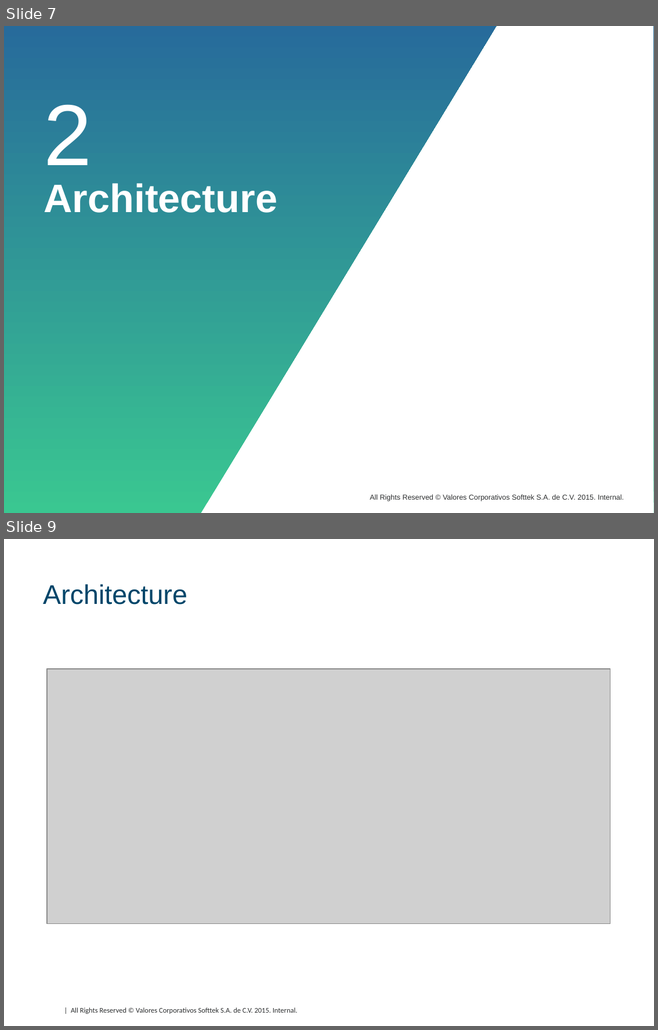
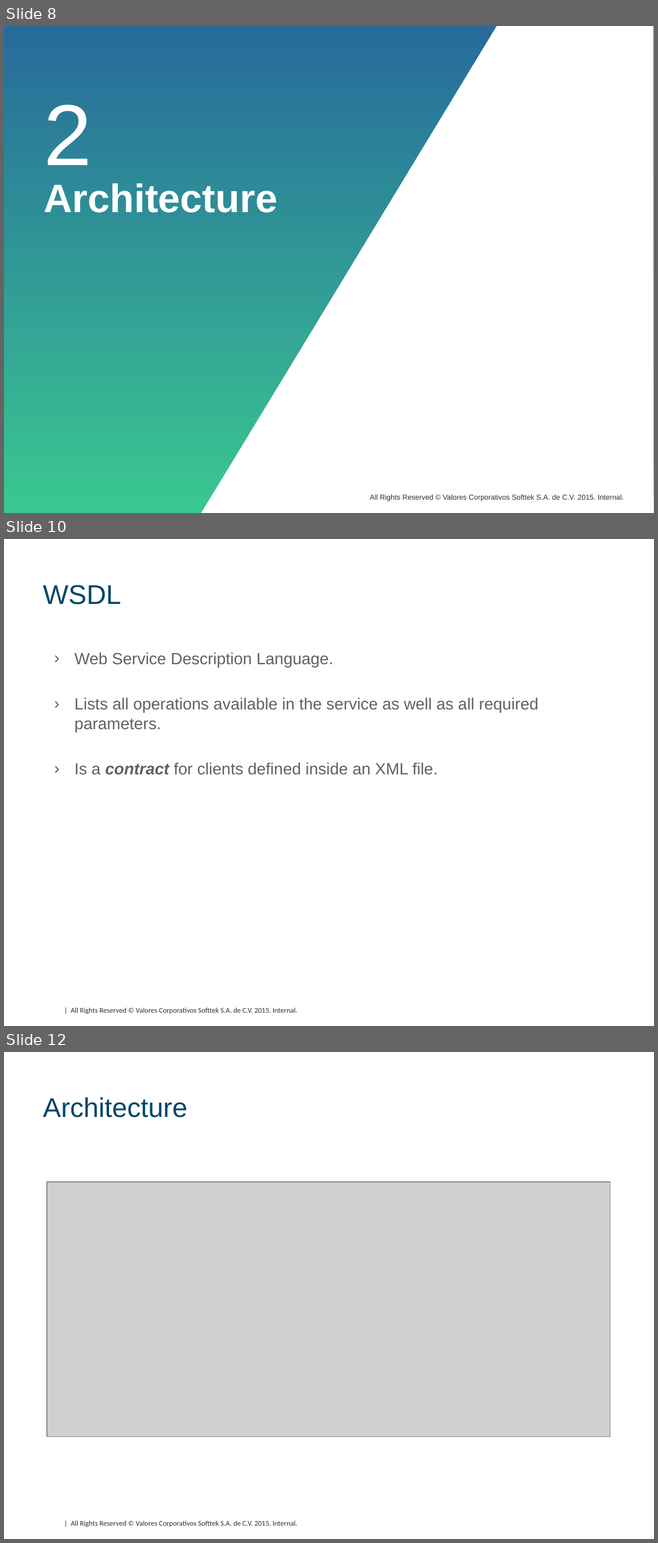
Before and after one commit to DavidHertz/WebServices, a slide deck: SOAP/doc/SOAP.pptx. Shown one above the other, each under a label of ours: slides 7 and 9 before the commit, slides 8, 10 and 12 after it; the slides between them are not shown. The pictures are 658x1030 and 658x1543 pixels, drawn with LibreOffice and Linux fonts; fonts in the diff are those of the drawing; grey boxes stand for pictures; background and template pictures are left out. Boxes give left, top, right and bottom in pixels: in the first picture for what was removed or moved away, otherwise in the second. Text is boxed around its words. In the diff, an @@ line names an element or a change of style, - is before the commit and + after.

Commit message:
[JAVA] Adding xsd, endpoint, service and test. Updating configuration.

```diff
--- a/SOAP/doc/SOAP.pptx
+++ b/SOAP/doc/SOAP.pptx
@@ slide 10 added at (x1=4, y1=539, x2=654, y2=1026), background #FFFFFF; not listed: 1 template element that a slide beside it also shows @@
@@ title added at (x1=43, y1=585, x2=121, y2=605), 30 pt, text #004569 @@
+WSDL
@@ text added at (x1=74, y1=652, x2=538, y2=775), 18 pt, text #5E6264 @@
+› Web Service Description Language.
+› Lists all operations available in the service as well as all required parameters.
+› Is a contract for clients defined inside an XML file.
@@ what was slide 7 is now slide 8 @@
@@ what was slide 9 is now slide 12 @@
```
Also in this commit, not shown: 6 slides changed, 6 other slides added, 4 slides removed, 18 other files.
